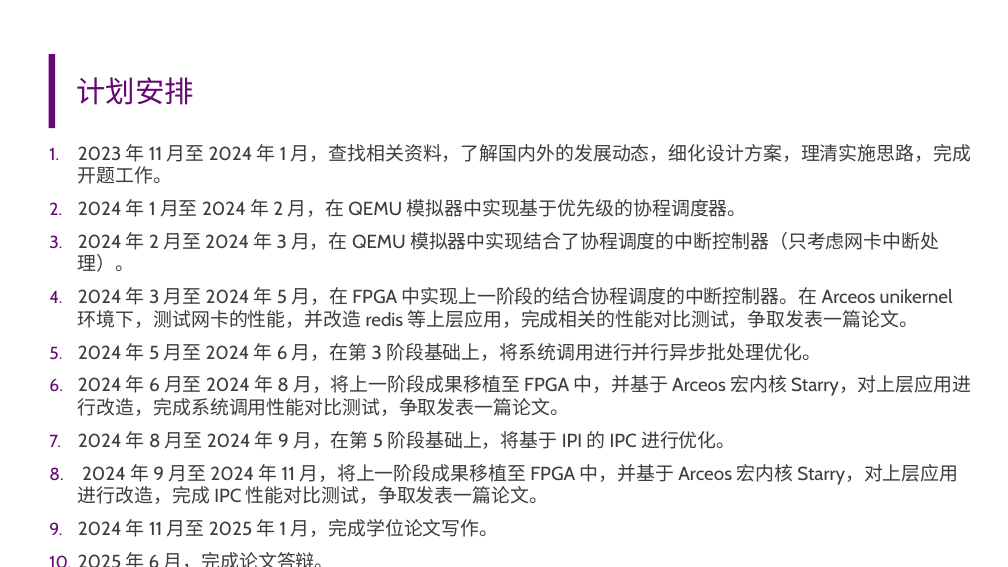
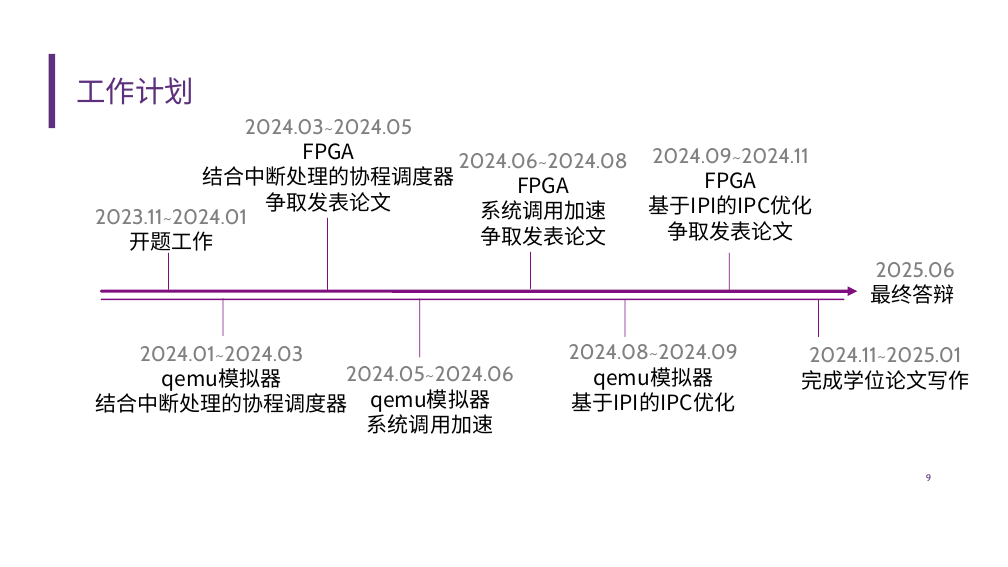
Before and after one commit to oscourse-tsinghua/openingreport-zfliang2023, a slide deck: slide 9 of opening_report.pptx. Drawn at 1008x567 pixels with LibreOffice and Linux fonts; fonts in the diff are those of the drawing; background and template pictures are left out. Boxes give left, top, right and bottom in pixels: in the first picture for what was removed or moved away, otherwise in the second. Text is boxed around its words. In the diff, an @@ line names an element or a change of style, - is before the commit and + after.

```diff
--- a/opening_report.pptx
+++ b/opening_report.pptx
@@ rectangle removed at (48,54,55,129) @@
@@ rounded rectangle added at (48,54,55,128), fill #5C307D @@
@@ title at (76,77,193,105): text changed; text colour #660874 to #5C307D @@
-计划安排
+工作计划
@@ text added at (202,119,454,212), 20 pt, text #000000 @@
+2024.03~2024.05
+FPGA
+结合中断处理的协程调度器
+争取发表论文
@@ text removed at (78,144,971,537) @@
-1. 2023 年 11 月至 2024 年 1 月，查找相关资料，了解国内外的发展动态，细化设计方案，理清实施思路，完成开题工作。
-2. 2024 年 1 月至 2024 年 2 月，在 QEMU 模拟器中实现基于优先级的协程调度器。
-3. 2024 年 2 月至 2024 年 3 月，在 QEMU 模拟器中实现结合了协程调度的中断控制器（只考虑网卡中断处理）。
-4. 2024 年 3 月至 2024 年 5 月，在 FPGA 中实现上一阶段的结合协程调度的中断控制器。在 Arceos unikernel 环境下，测试网卡的性能，并改造 redis 等上层应用，完成相关的性能对比测试，争取发表一篇论文。
-5. 2024 年 5 月至 2024 年 6 月，在第 3 阶段基础上，将系统调用进行并行异步批处理优化。
-6. 2024 年 6 月至 2024 年 8 月，将上一阶段成果移植至 FPGA 中，并基于 Arceos 宏内核 Starry，对上层应用进行改造，完成系统调用性能对比测试，争取发表一篇论文。
-7. 2024 年 8 月至 2024 年 9 月，在第 5 阶段基础上，将基于 IPI 的 IPC 进行优化。
-8. 2024 年 9 月至 2024 年 11 月，将上一阶段成果移植至 FPGA 中，并基于 Arceos 宏内核 Starry，对上层应用进行改造，完成 IPC 性能对比测试，争取发表一篇论文。
-9. 2024 年 11 月至 2025 年 1 月，完成学位论文写作。
-10. 2025 年 6 月，完成论文答辩。
@@ text added at (649,148,813,241), 20 pt, text #000000 @@
+2024.09~2024.11
+FPGA
+基于IPI的IPC优化
+争取发表论文
@@ text added at (459,153,628,246), 20 pt, text #000000 @@
+2024.06~2024.08
+FPGA
+系统调用加速
+争取发表论文
@@ text added at (95,209,247,254), 20 pt, text #808080 @@
+2023.11~2024.01
+开题工作
@@ line added from (327, 291) to (327, 218), #7F0F7E 0.75 pt @@
@@ line added from (169, 290) to (169, 253), #7F0F7E 0.75 pt @@
@@ line added from (531, 289) to (531, 252), #7F0F7E 0.75 pt @@
@@ line added from (730, 290) to (730, 253), #7F0F7E 0.75 pt @@
@@ text added at (871,262,955,304), 20 pt, text #808080 @@
+2025.06
+最终答辩
@@ freeform shape added at (101,291,858,291), outline #7F0F7E 3 pt @@
@@ line added from (101, 299) to (844, 299), #7F0F7E 1.5 pt @@
@@ line added from (223, 336) to (223, 299), #7F0F7E 0.75 pt @@
@@ line added from (420, 357) to (420, 299), #7F0F7E 0.75 pt @@
@@ line added from (625, 337) to (625, 299), #7F0F7E 0.75 pt @@
@@ line added from (819, 337) to (819, 299), #7F0F7E 0.75 pt @@
@@ text added at (95,346,347,413), 20 pt, text #000000 @@
+2024.01~2024.03
+qemu模拟器
+结合中断处理的协程调度器
@@ text added at (569,344,738,412), 20 pt, text #000000 @@
+2024.08~2024.09
+qemu模拟器
+基于IPI的IPC优化
@@ text added at (801,347,969,390), 20 pt, text #808080 @@
+2024.11~2025.01
+完成学位论文写作
@@ text added at (346,366,514,434), 20 pt, text #808080 @@
+2024.05~2024.06
+qemu模拟器
+系统调用加速
@@ page number added at (926,474,931,481), 9 pt, text #5C2F7D @@
+9
```
Also in this commit, not shown: 10 other slides changed.
